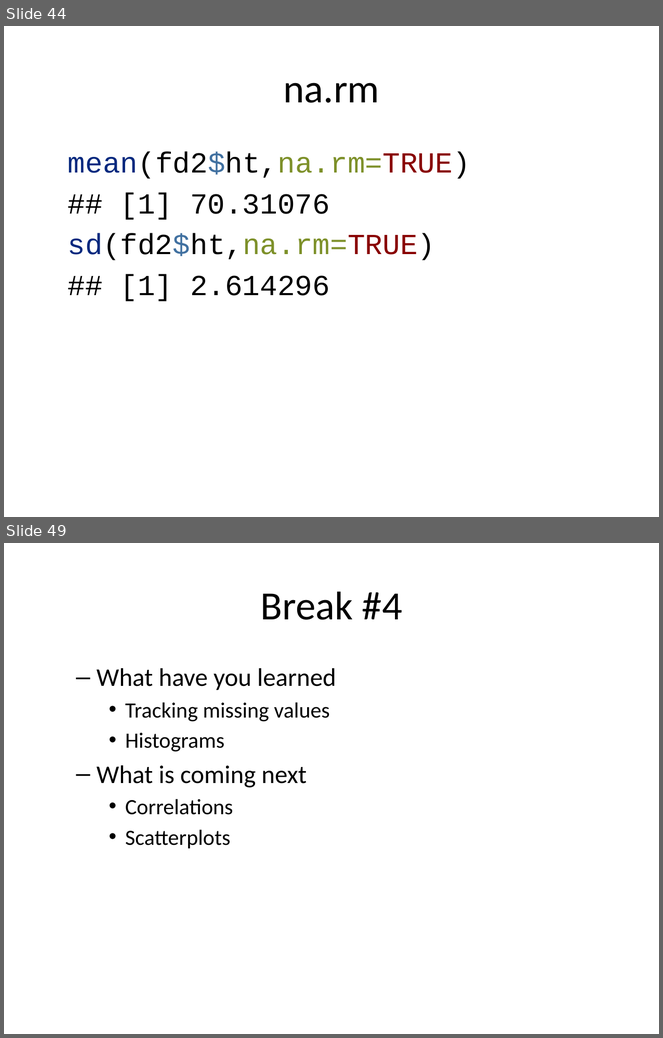
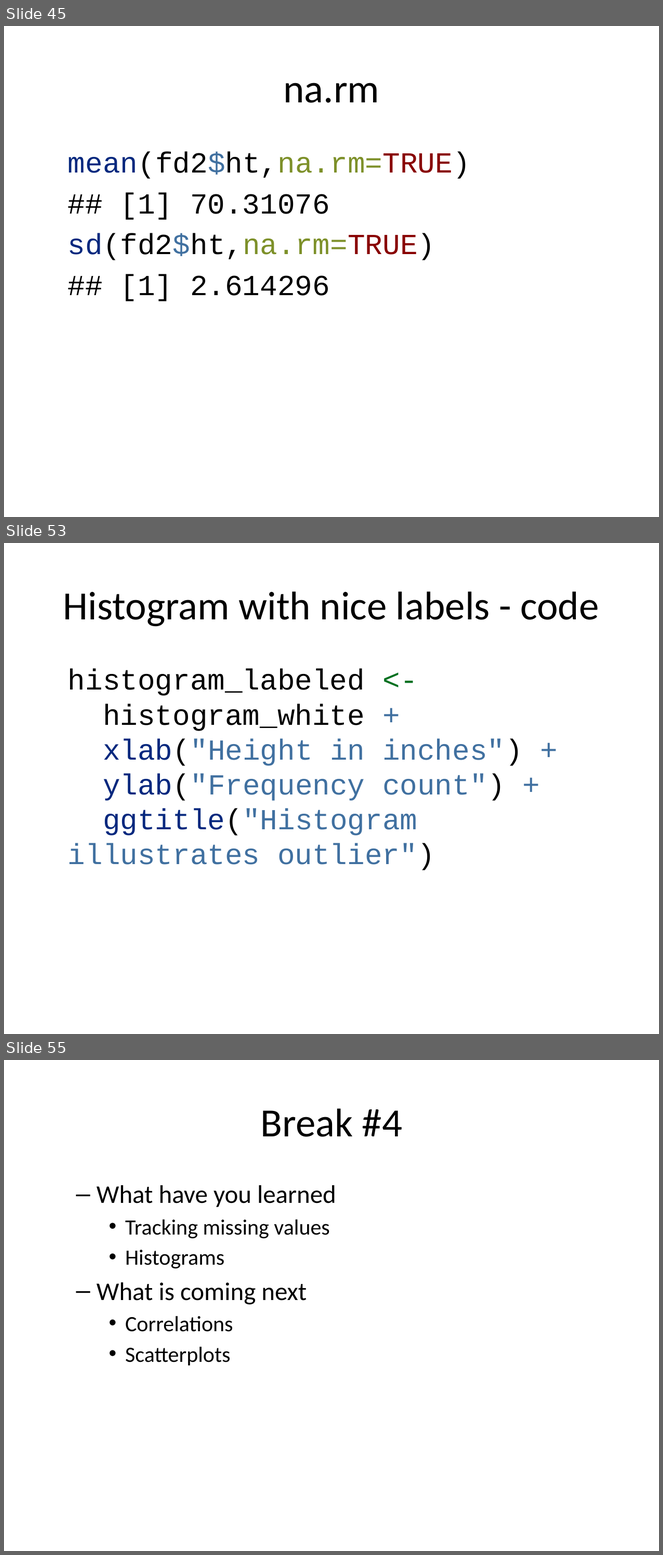
Before and after one commit to pmean/classes, a slide deck: introduction-to-r/src/v02-slides-and-speaker-notes.pptx. Shown one above the other, each under a label of ours: slides 44 and 49 before the commit, slides 45, 53 and 55 after it; the slides between them are not shown. The pictures are 663x1038 and 663x1555 pixels, drawn with LibreOffice and Linux fonts; fonts in the diff are those of the drawing. Boxes give left, top, right and bottom in pixels: in the first picture for what was removed or moved away, otherwise in the second. Text is boxed around its words. In the diff, an @@ line names an element or a change of style, - is before the commit and + after.

Commit message:
Cleaned up histograms in R video02

```diff
--- a/introduction-to-r/src/v02-slides-and-speaker-notes.pptx
+++ b/introduction-to-r/src/v02-slides-and-speaker-notes.pptx
@@ slide 53 added at [4,543,659,1034], background #FFFFFF @@
@@ title added at [63,591,599,627], 44 pt, text #000000 @@
+Histogram with nice labels - code
@@ text added at [68,669,523,871], 32 pt, text #4070A0 @@
+histogram_labeled <-
+histogram_white +
+xlab("Height in inches") +
+ylab("Frequency count") +
+ggtitle("Histogram illustrates outlier")
@@ what was slide 44 is now slide 45 @@
@@ what was slide 49 is now slide 55 @@
```
Also in this commit, not shown: 3 slides changed, 8 other slides added, 3 slides removed, 6 other files.
